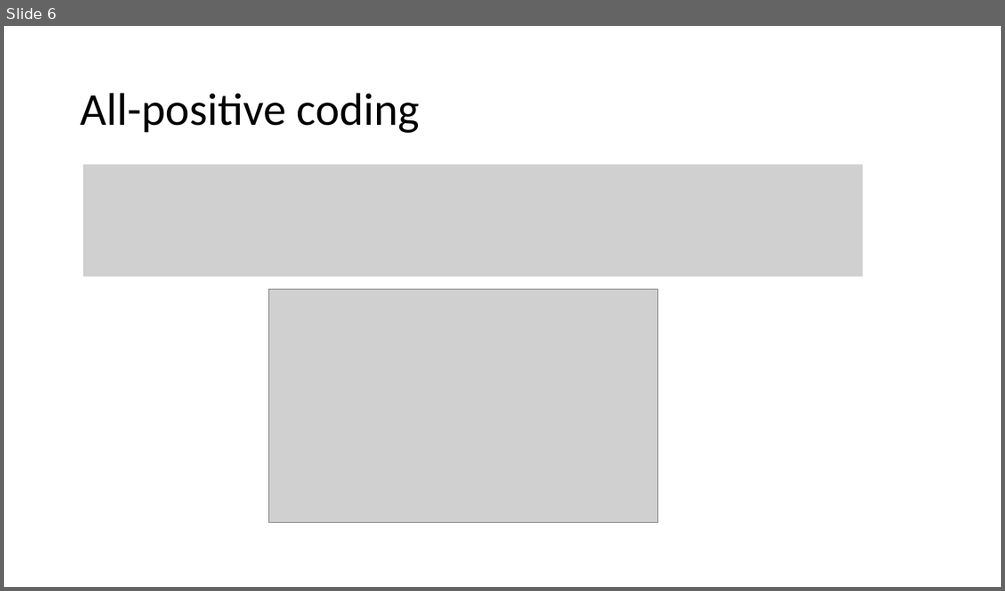
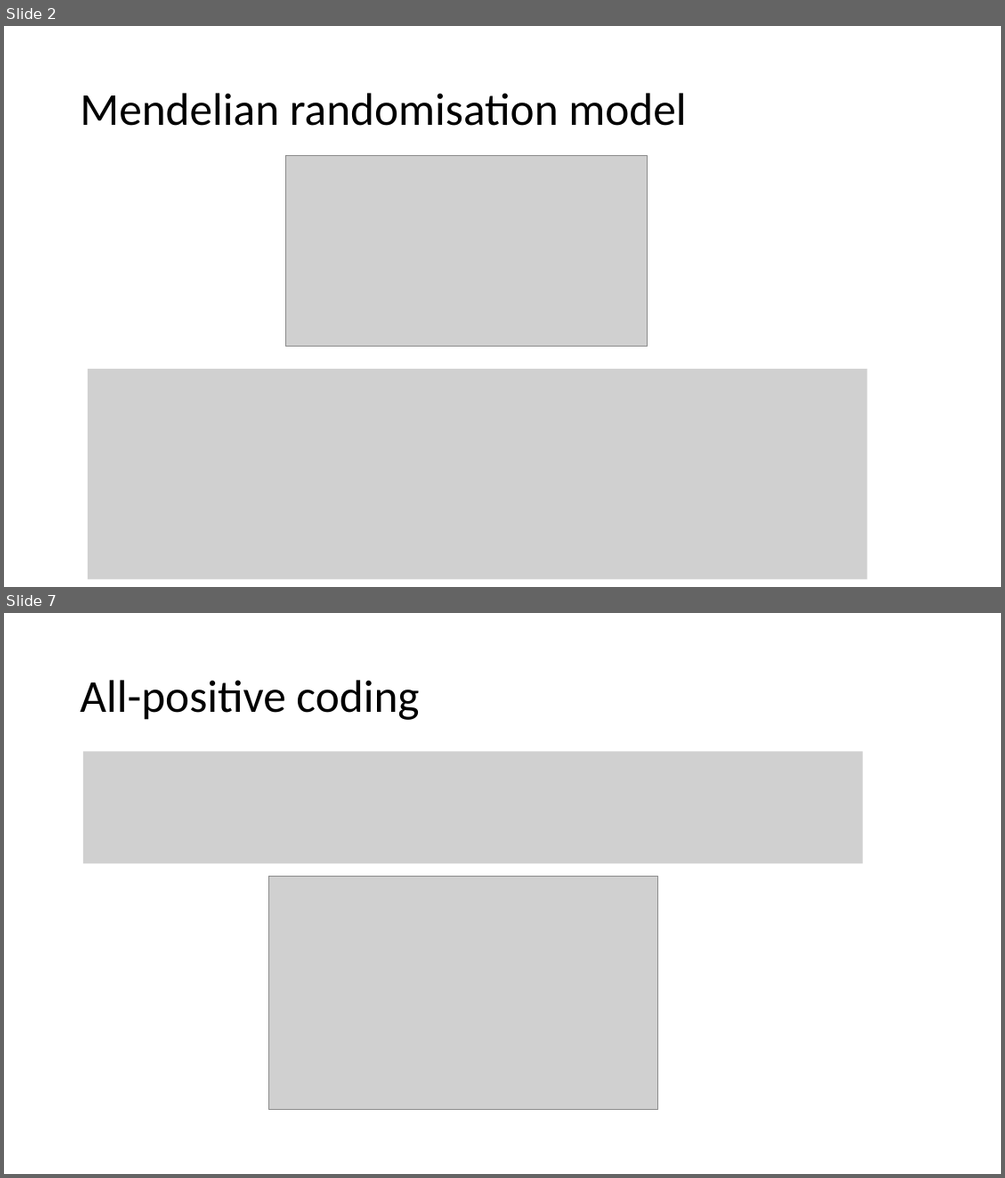
Before and after one commit to DudbridgeLab/mr-grip, a slide deck: GRIP.pptx. Shown one above the other, each under a label of ours: slide 6 before the commit, slides 2 and 7 after it; the slides between them are not shown. The pictures are 1005x591 and 1005x1178 pixels, drawn with LibreOffice and Linux fonts; fonts in the diff are those of the drawing; grey boxes stand for pictures. Boxes give left, top, right and bottom in pixels: in the first picture for what was removed or moved away, otherwise in the second. Text is boxed around its words. In the diff, an @@ line names an element or a change of style, - is before the commit and + after.

```diff
--- a/GRIP.pptx
+++ b/GRIP.pptx
@@ slide 2 added at (4,26,1001,587), background #FFFFFF @@
@@ title added at (80,93,686,126), 44 pt, text #000000 @@
+Mendelian randomisation model
@@ picture added at (286,155,647,346) @@
@@ picture added at (510,248,557,279) @@
@@ picture added at (88,369,867,580) @@
@@ what was slide 6 is now slide 7 @@
```
Also in this commit, not shown: 7 slides changed, 7 other slides added, 5 slides removed, 1 other file.
